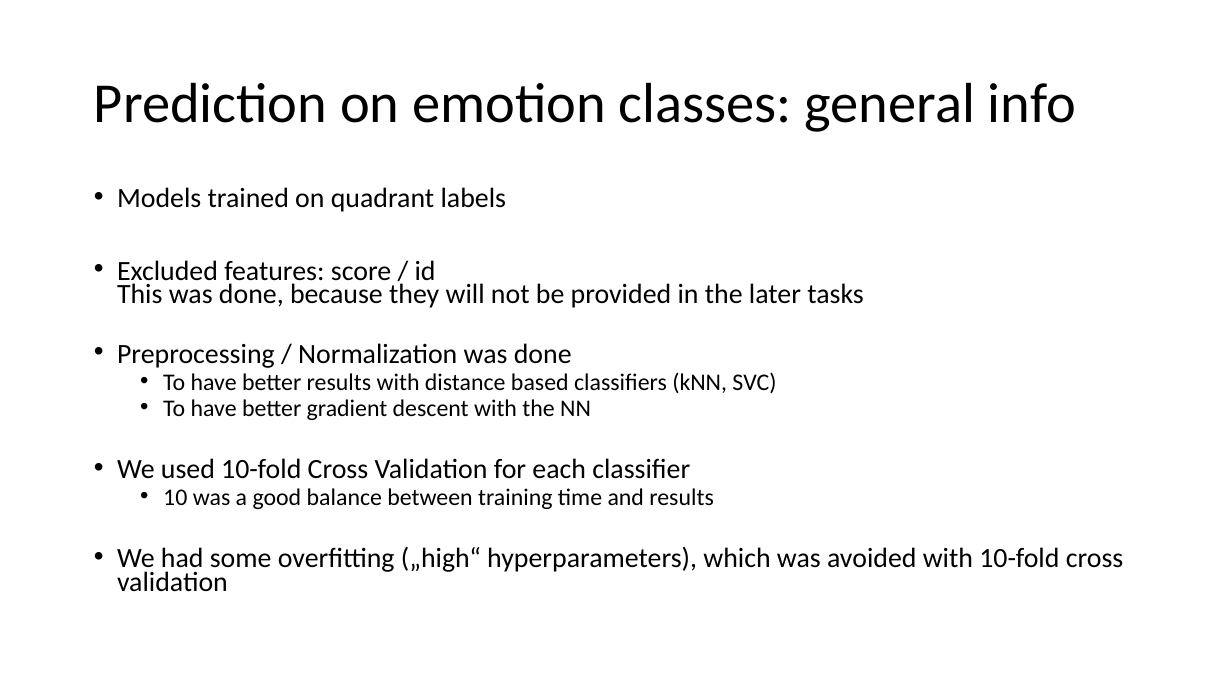
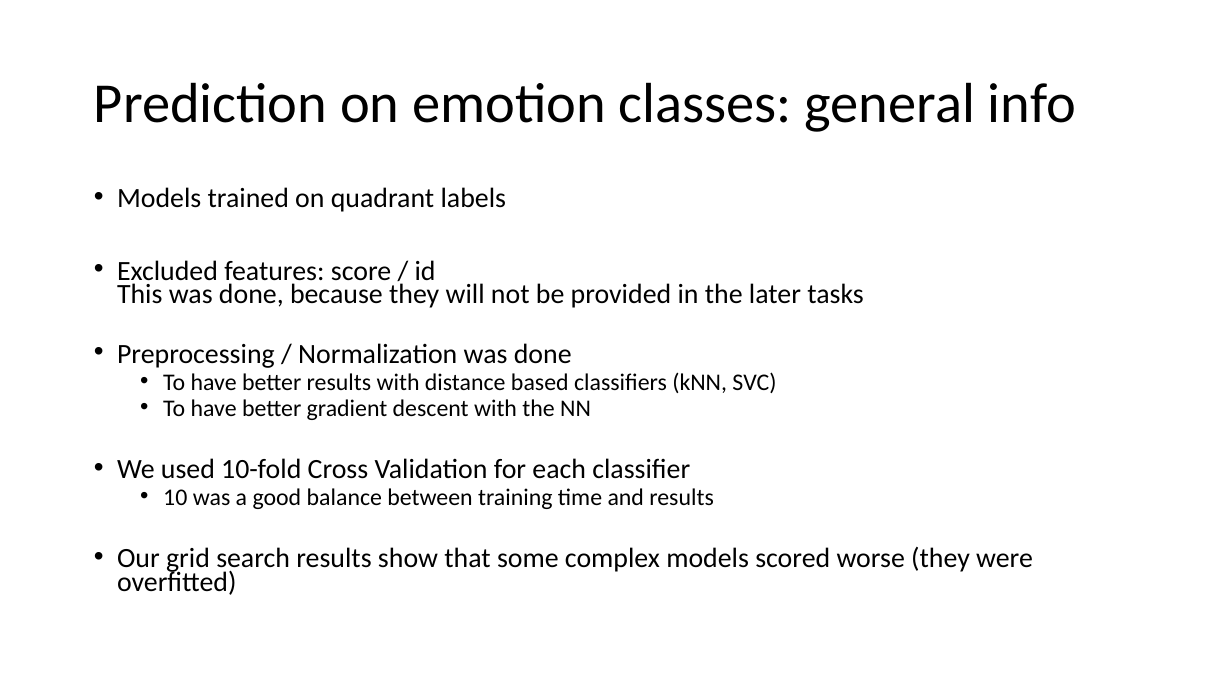
Before and after one commit to G-storz/ML_music_emotion, a slide deck: slide 5 of slides_phase2_team_oatmeal.pptx. Drawn at 1232x693 pixels with LibreOffice and Linux fonts; fonts in the diff are those of the drawing. Boxes give left, top, right and bottom in pixels: in the first picture for what was removed or moved away, otherwise in the second. Text is boxed around its words. In the diff, an @@ line names an element or a change of style, - is before the commit and + after.

```diff
--- a/slides_phase2_team_oatmeal.pptx
+++ b/slides_phase2_team_oatmeal.pptx
@@ text at box(117, 547, 1033, 595): text changed @@
-• We had some overfitting („high“ hyperparameters), which was avoided with 10-fold cross validation
+• Our grid search results show that some complex models scored worse (they were overfitted)
```
Also in this commit, not shown: 3 other slides changed, 1 other file.
